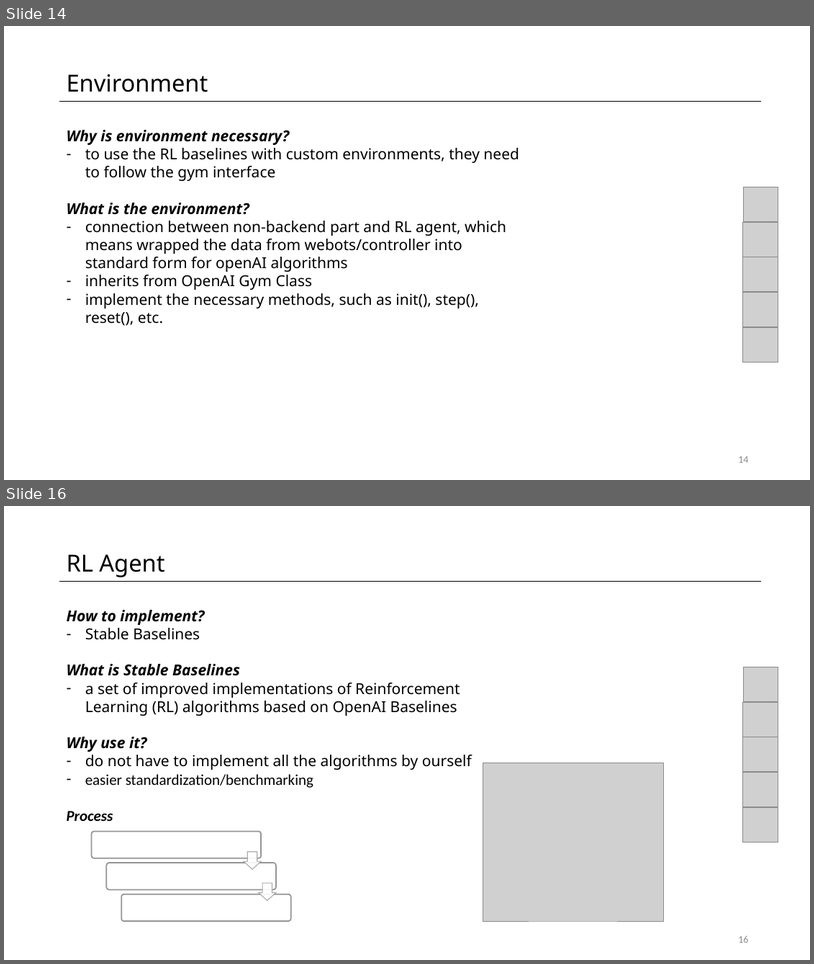
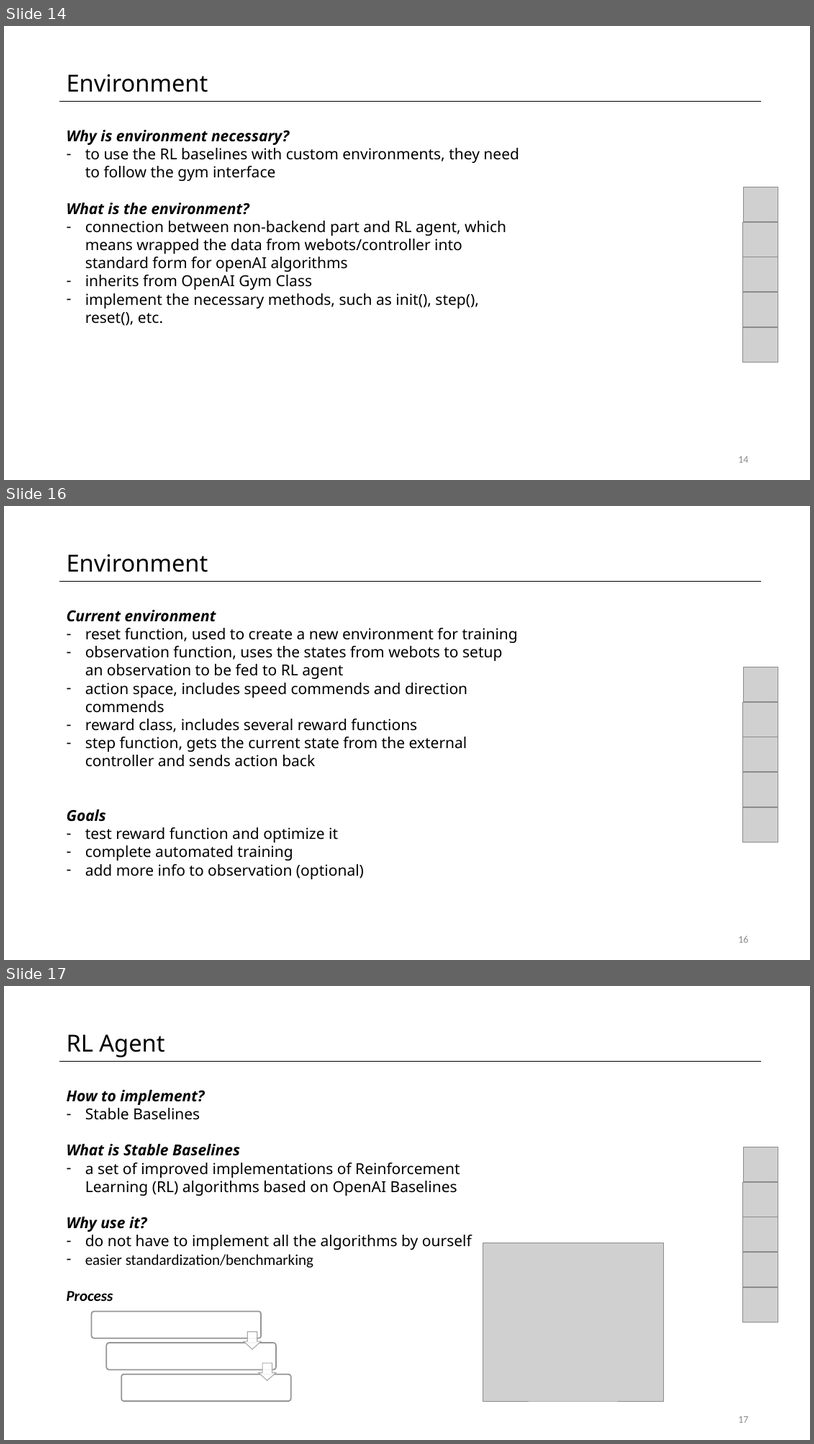
Before and after one commit to fpedd/ees-pees, a slide deck: orga/milestone_presentations/MP2.pptx. Shown one above the other, each under a label of ours: slides 14 and 16 before the commit, slides 14, 16 and 17 after it; the slides between them are not shown. The pictures are 814x964 and 814x1444 pixels, drawn with LibreOffice and Linux fonts; fonts in the diff are those of the drawing; grey boxes stand for pictures. Boxes give left, top, right and bottom in pixels: in the first picture for what was removed or moved away, otherwise in the second. Text is boxed around its words. In the diff, an @@ line names an element or a change of style, - is before the commit and + after.

```diff
--- a/orga/milestone_presentations/MP2.pptx
+++ b/orga/milestone_presentations/MP2.pptx
@@ slide 16 added at [4,506,810,960], background #FFFFFF; not listed: 1 template element that a slide beside it also shows @@
@@ text added at [67,554,208,572], 28 pt, text #000000 @@
+Environment
@@ text added at [67,610,518,879], 18 pt, text #000000 @@
+Current environment
+– reset function, used to create a new environment for training
+– observation function, uses the states from webots to setup an observation to be fed to RL agent
+– action space, includes speed commends and direction commends
+– reward class, includes several reward functions
+– step function, gets the current state from the external controller and sends action back
+Goals
+– test reward function and optimize it
+– complete automated training
+– add more info to observation (optional)
@@ group added at [744,667,778,842]: 5 pictures @@
@@ page number added at [738,936,748,942], 12 pt, text #8C8C8C @@
+16
@@ what was slide 16 is now slide 17 @@
@@ page number at [738,1416,748,1422]: text changed @@
-16
+17
```
Also in this commit, not shown: 2 slides changed.
